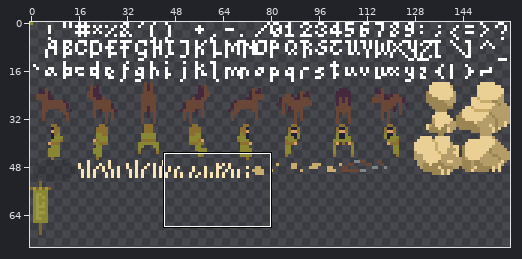
Pixel-art file, stored at src/sprites.aseprite. The picture above shows the old version from afar; the outline marks the close-up.
Close-up. The starting point:
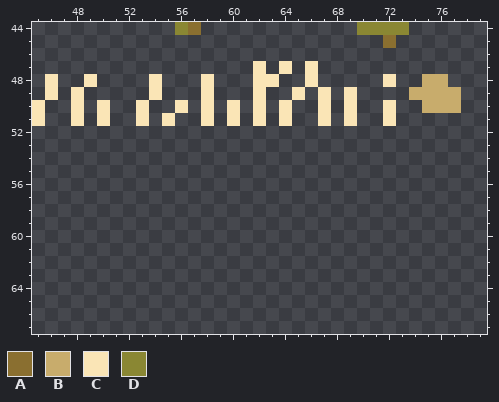
160x112 pixels, 1 frame. Shown: x 45..79, y 44..67. The wide view leaves out empty margins.
Palette (. is transparent): A #8a6f30  B #c8ac6c  C #fae5b6  D #8a8733
Pixels before, first column x 45:
44 ...........DA............DDDD....
45 ...........................A.....
46 .................................
47 .................C.C.C...........
48 .C..C....C...C...CC..C.....C..BB.
49 .C.C.....C...C...C..C.C.C....BBBB
50 C..C.C..C..C.C.C.C.C..C.C..C..BBB
51 C..C.C..C.C..C.C.C.C..C.C..C.....
The result:
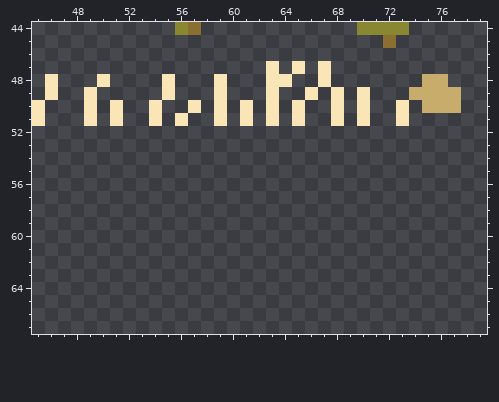
Change:
{"y":47,"x":62,"old":"C.C.C.","new":".C.C.C"}
{"y":48,"x":49,"old":"C.","new":".C"}
{"y":48,"x":54,"old":"C.","new":".C"}
{"y":48,"x":58,"old":"C.","new":".C"}
{"y":48,"x":62,"old":"C","new":"."}
{"y":48,"x":64,"old":".","new":"C"}
{"y":48,"x":66,"old":"C.","new":".C"}
{"y":48,"x":72,"old":"C","new":"."}
{"y":49,"x":48,"old":"C.","new":".C"}
{"y":49,"x":54,"old":"C.","new":".C"}
{"y":49,"x":58,"old":"C.","new":".C"}
{"y":49,"x":62,"old":"C.","new":".C"}
{"y":49,"x":65,"old":"C.C.C.","new":".C.C.C"}
{"y":50,"x":48,"old":"C.C.","new":".C.C"}
{"y":50,"x":53,"old":"C.","new":".C"}
{"y":50,"x":56,"old":"C.C.C.C.C.","new":".C.C.C.C.C"}
{"y":50,"x":67,"old":"C.C.","new":".C.C"}
{"y":50,"x":72,"old":"C.","new":".C"}
{"y":51,"x":48,"old":"C.C.","new":".C.C"}
{"y":51,"x":53,"old":"C.C.","new":".C.C"}
{"y":51,"x":58,"old":"C.C.C.C.","new":".C.C.C.C"}
{"y":51,"x":67,"old":"C.C.","new":".C.C"}
{"y":51,"x":72,"old":"C.","new":".C"}
{"label":"changed","picture_box":[71,61,409,126]}
